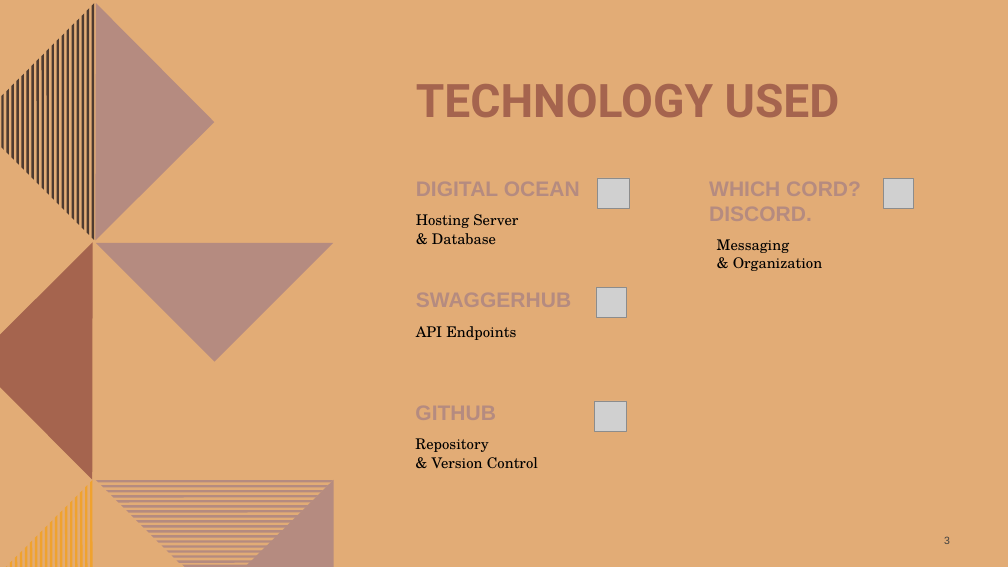
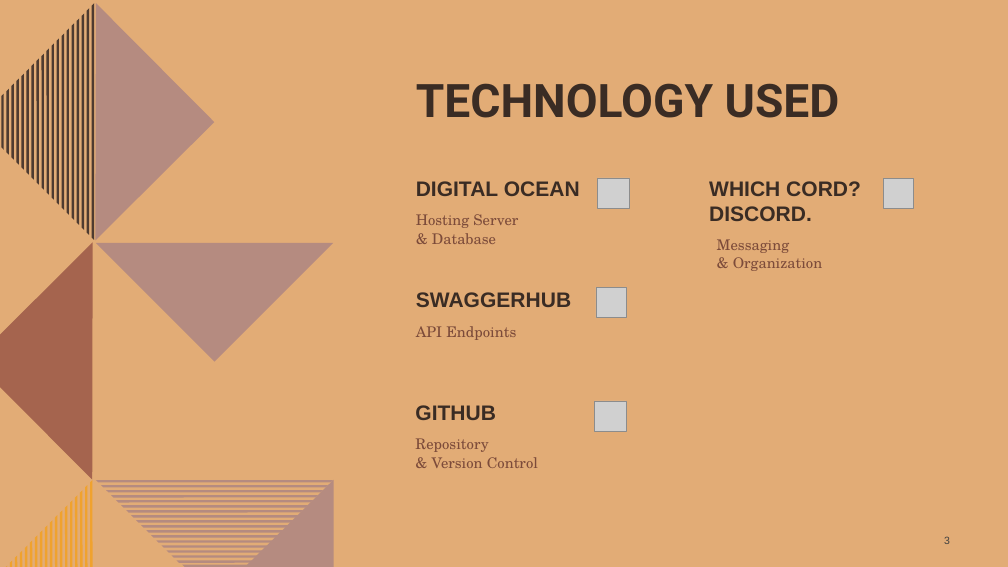
Before and after one commit to KalebOTB/ContactManager, a slide deck: slide 3 of Miscellaneous/Contact_Manager.pptx. Drawn at 1008x567 pixels with LibreOffice and Linux fonts; fonts in the diff are those of the drawing; grey boxes stand for pictures; background and template pictures are left out. Boxes give left, top, right and bottom in pixels: in the first picture for what was removed or moved away, otherwise in the second. Text is boxed around its words. In the diff, an @@ line names an element or a change of style, - is before the commit and + after.

Commit message:
PowerPoint - FINAL
Got the PowerPoint to a presentation ready final state
- (+1) Thing that went well
- Color + Font Editing
- Incorporated Database Slide
- Initial/Final Gantt Charts
- Updated ERD

```diff
--- a/Miscellaneous/Contact_Manager.pptx
+++ b/Miscellaneous/Contact_Manager.pptx
@@ title "TECHNOLOGY USED" at [416,83,840,118]: text colour #A5644E to #3B2C24 @@
@@ text colour #B58B80 to #3B2C24 in 4 elements at [416,181,580,196], [416,292,571,307], [415,405,496,420], [709,181,861,221] @@
@@ text colour #000000 to #7C4B3B in 4 elements at [416,214,518,244], [416,326,516,340], [415,438,538,468], [717,239,823,271] @@
```
Also in this commit, not shown: 9 other slides changed, 2 slides added, 1 slide removed, 2 other files.
